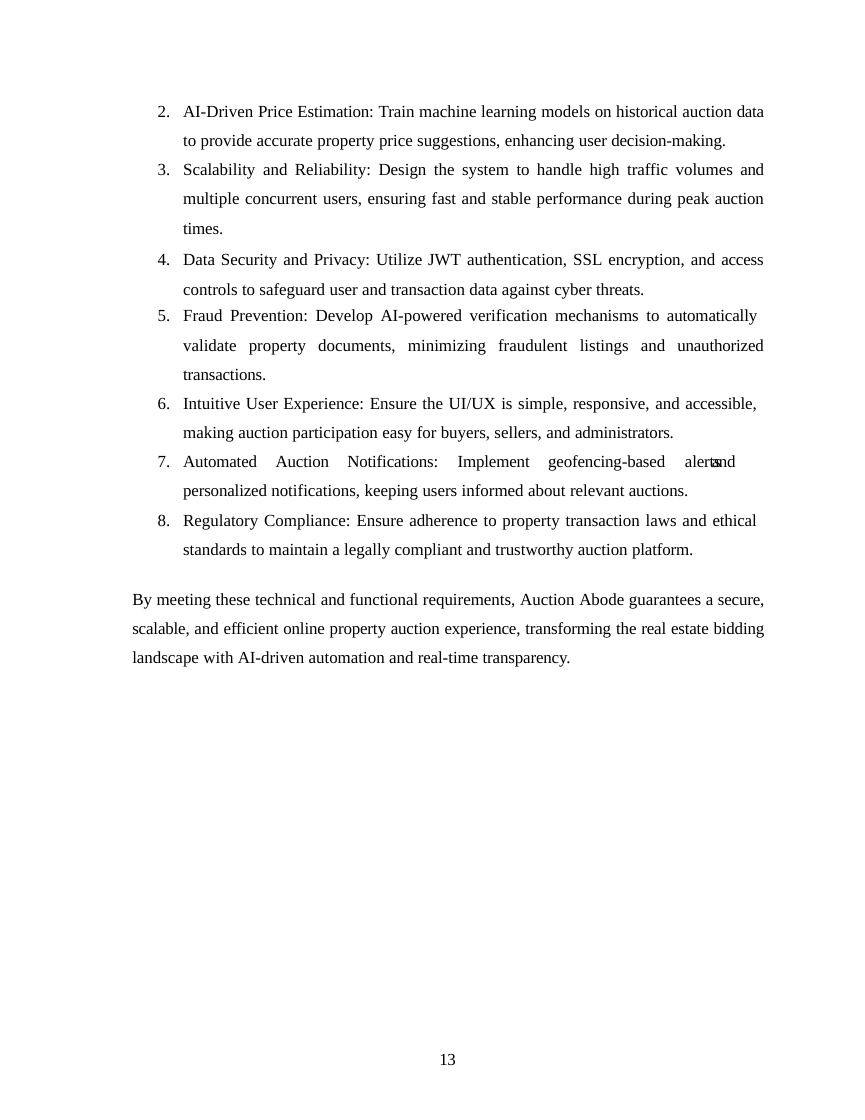
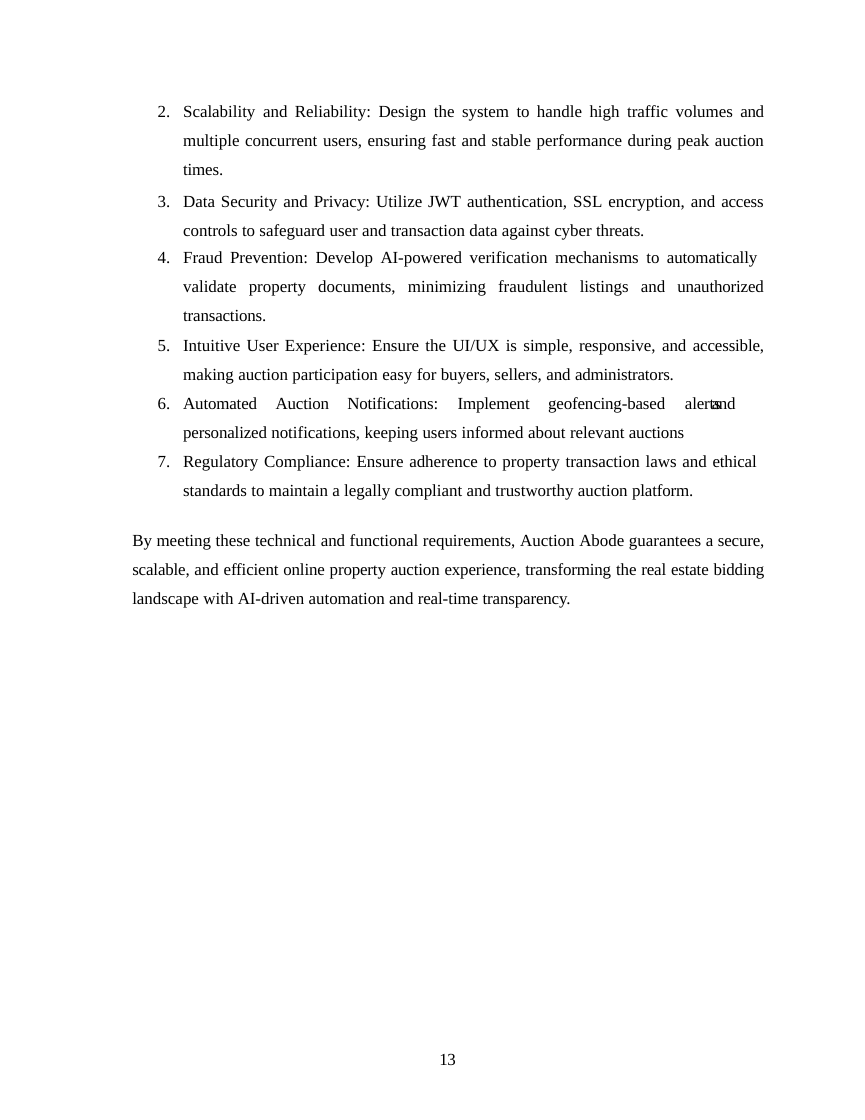
Before and after one commit to Hasnain-malikk/Auction-abode-frontend, a slide deck: slide 22 of Final Docu Auction.pptx. Drawn at 865x1120 pixels with LibreOffice and Linux fonts; fonts in the diff are those of the drawing. Boxes give left, top, right and bottom in pixels: in the first picture for what was removed or moved away, otherwise in the second. Text is boxed around its words. In the diff, an @@ line names an element or a change of style, - is before the commit and + after.

```diff
--- a/Final Docu Auction.pptx
+++ b/Final Docu Auction.pptx
@@ text at bbox=[183, 105, 764, 150]: paragraph removed @@
-2. AI-Driven Price Estimation: Train machine learning models on historical auction data to provide accurate property price suggestions, enhancing user decision-making.
@@ text at bbox=[183, 339, 764, 500]: alignment left to justified @@
@@ text at bbox=[183, 397, 736, 442]: text changed @@
-7. Automated Auction Notifications: Implement geofencing-based alerts and personalized notifications, keeping users informed about relevant auctions.
+6. Automated Auction Notifications: Implement geofencing-based alerts and personalized notifications, keeping users informed about relevant auctions
```
Also in this commit, not shown: 47 other slides changed, 2 other files.
